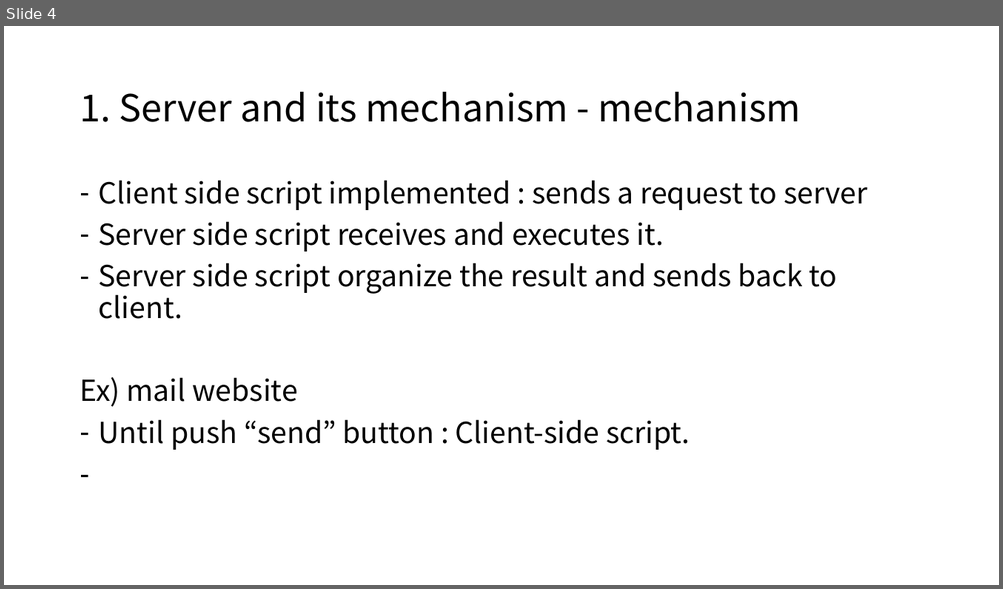
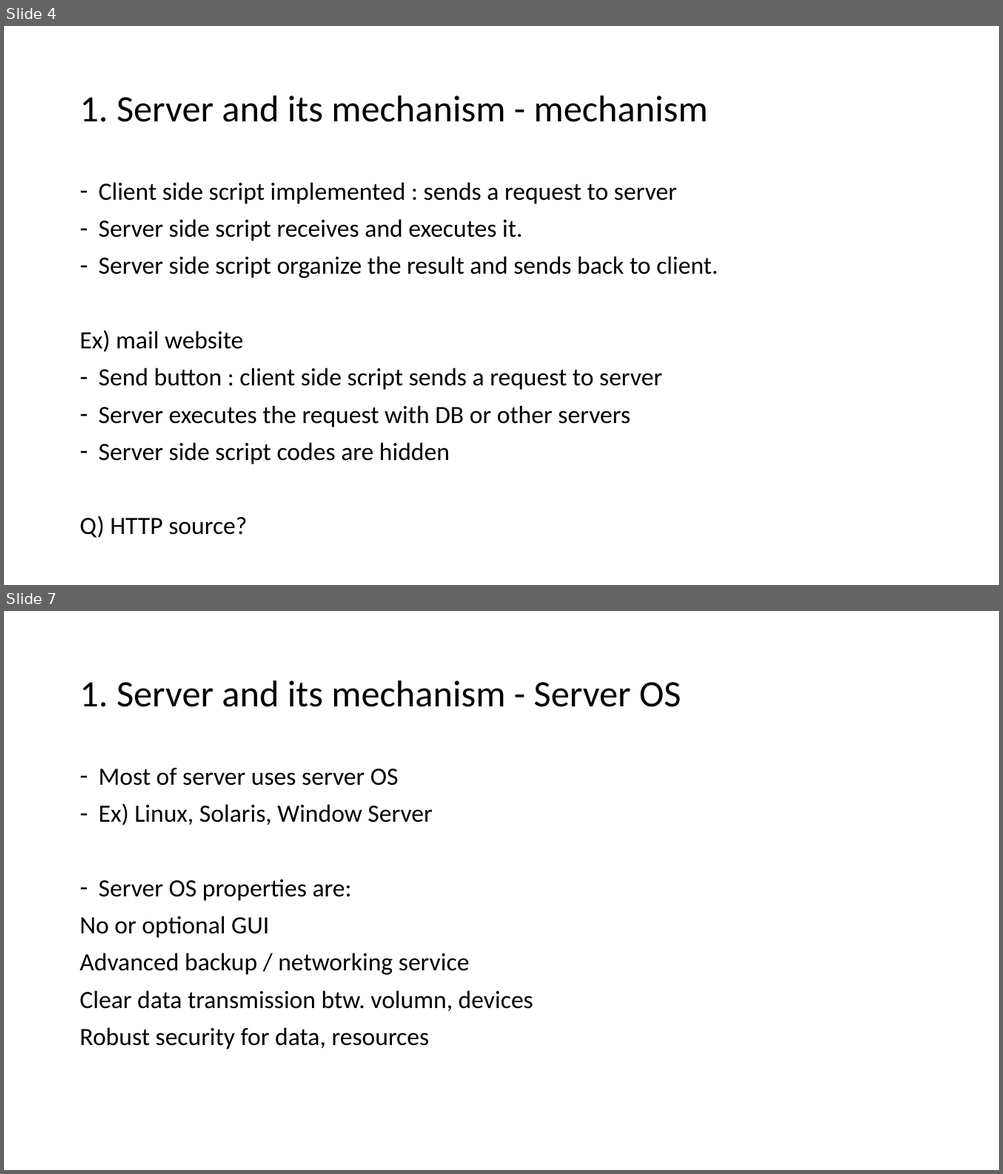
Before and after one commit to GanziDaeyong/self.seminar, a slide deck: SelfSeminar_2_ServerAndServerLanguage.pptx. Shown one above the other, each under a label of ours: slide 4 before the commit, slides 4 and 7 after it; the slides between them are not shown. The pictures are 1003x589 and 1003x1174 pixels, drawn with LibreOffice and Linux fonts; fonts in the diff are those of the drawing. Boxes give left, top, right and bottom in pixels: in the first picture for what was removed or moved away, otherwise in the second. Text is boxed around its words. In the diff, an @@ line names an element or a change of style, - is before the commit and + after.

```diff
--- a/SelfSeminar_2_ServerAndServerLanguage.pptx
+++ b/SelfSeminar_2_ServerAndServerLanguage.pptx
@@ slide 7 added at (4, 611, 999, 1170), background #FFFFFF @@
@@ title added at (79, 681, 680, 707), 36 pt, text #000000 @@
+1. Server and its mechanism - Server OS
@@ text added at (79, 768, 533, 1050), 24 pt, text #000000 @@
+– Most of server uses server OS
+– Ex) Linux, Solaris, Window Server
+– Server OS properties are:
+No or optional GUI
+Advanced backup / networking service
+Clear data transmission btw. volumn, devices
+Robust security for data, resources
@@ slide 4 changed as well @@
@@ title "1. Server and its mechanism ..." at (79, 96, 708, 122): font Noto Sans CJK KR to Calibri @@
@@ text at (79, 182, 717, 352): size 28 to 24 pt, font Noto Sans CJK KR to Calibri in "Client side script implemented : sends a ...", "Server side script receives and executes it.", "Server side script organize the result and ...", "Ex) mail website" @@
@@ text at (79, 368, 662, 538): text changed; size 28 to 24 pt; font Noto Sans CJK KR to Calibri @@
-– Until push “send” button : Client-side script.
+– Send button : client side script sends a request to server
+– Server executes the request with DB or other servers
+– Server side script codes are hidden
+Q) HTTP source?
```
Also in this commit, not shown: 3 other slides changed, 17 other slides added, 5 slides removed, 2 other files.
